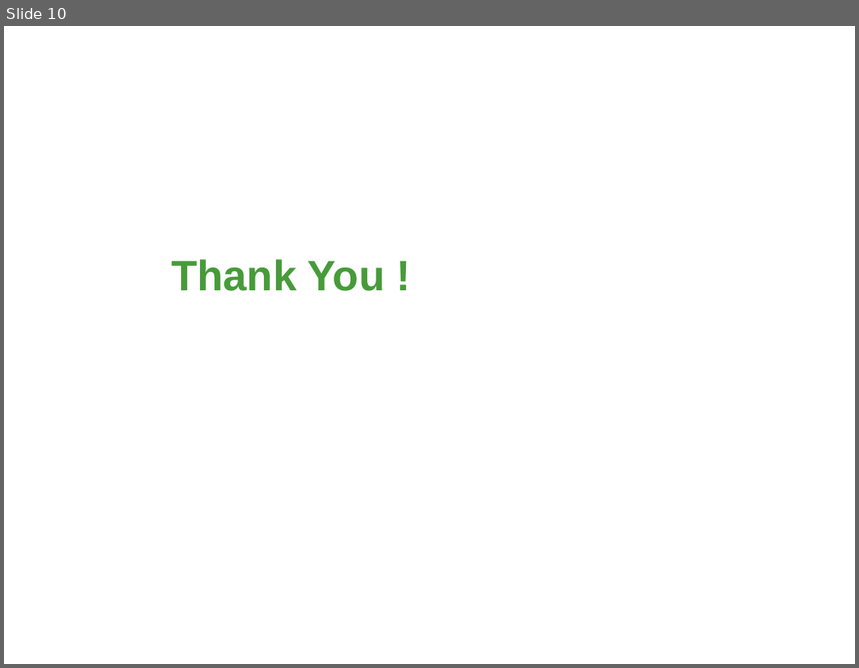
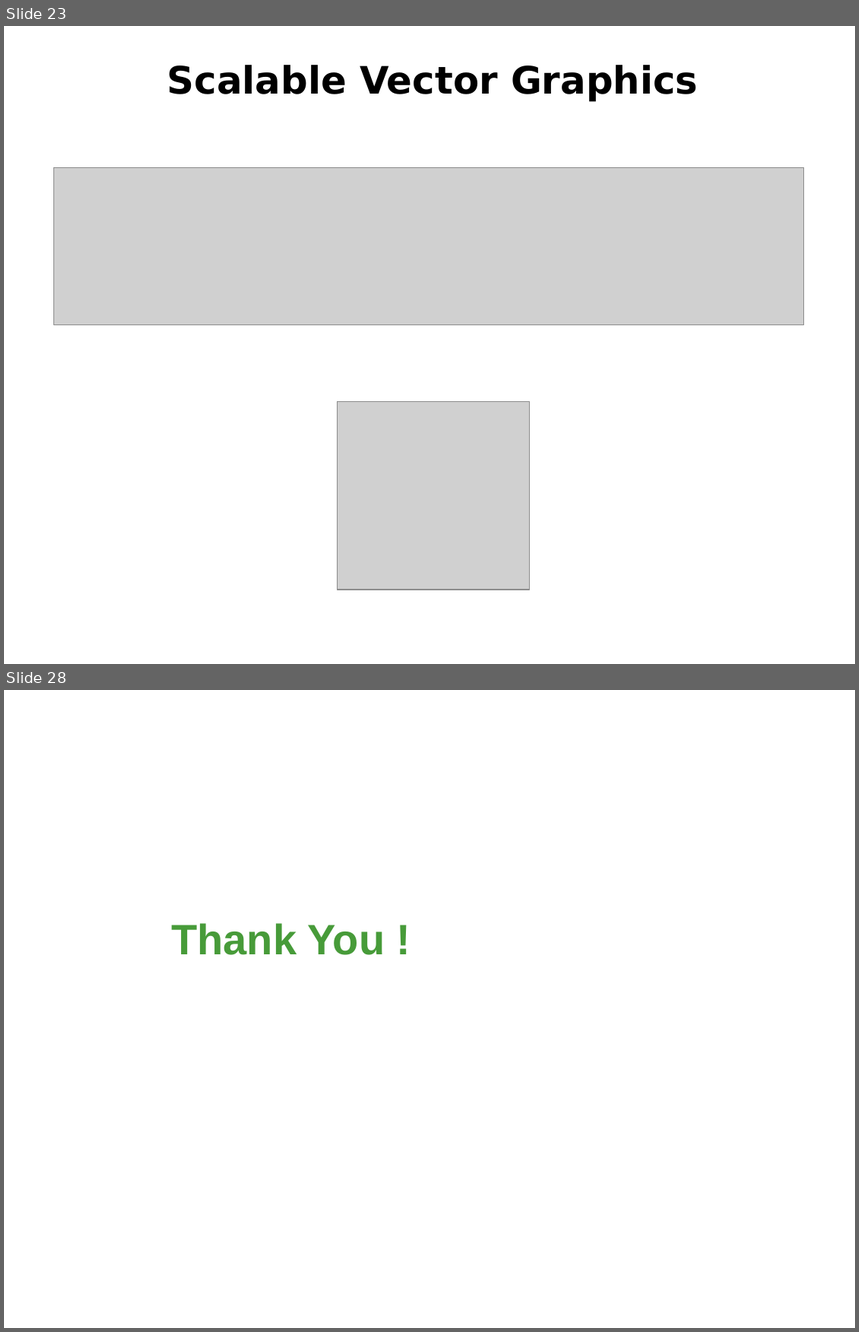
Before and after one commit to Alex7Huynh/lthd061727, a slide deck: Serminar Html5/1. Slide/HTML5.pptx. Shown one above the other, each under a label of ours: slide 10 before the commit, slides 23 and 28 after it; the slides between them are not shown. The pictures are 859x668 and 859x1332 pixels, drawn with LibreOffice and Linux fonts; fonts in the diff are those of the drawing; grey boxes stand for pictures; background and template pictures are left out. Boxes give left, top, right and bottom in pixels: in the first picture for what was removed or moved away, otherwise in the second. Text is boxed around its words. In the diff, an @@ line names an element or a change of style, - is before the commit and + after.

```diff
--- a/Serminar Html5/1. Slide/HTML5.pptx
+++ b/Serminar Html5/1. Slide/HTML5.pptx
@@ slide 23 added at (4,26,855,664), background picture (left out) @@
@@ title added at (167,65,698,102), 32 pt, text #000000, bold @@
+Scalable Vector Graphics
@@ picture added at (53,168,804,325) @@
@@ picture added at (338,402,530,591) @@
@@ what was slide 10 is now slide 28 @@
```
Also in this commit, not shown: 4 slides changed, 18 other slides added, 1 slide removed, 8 other files.
